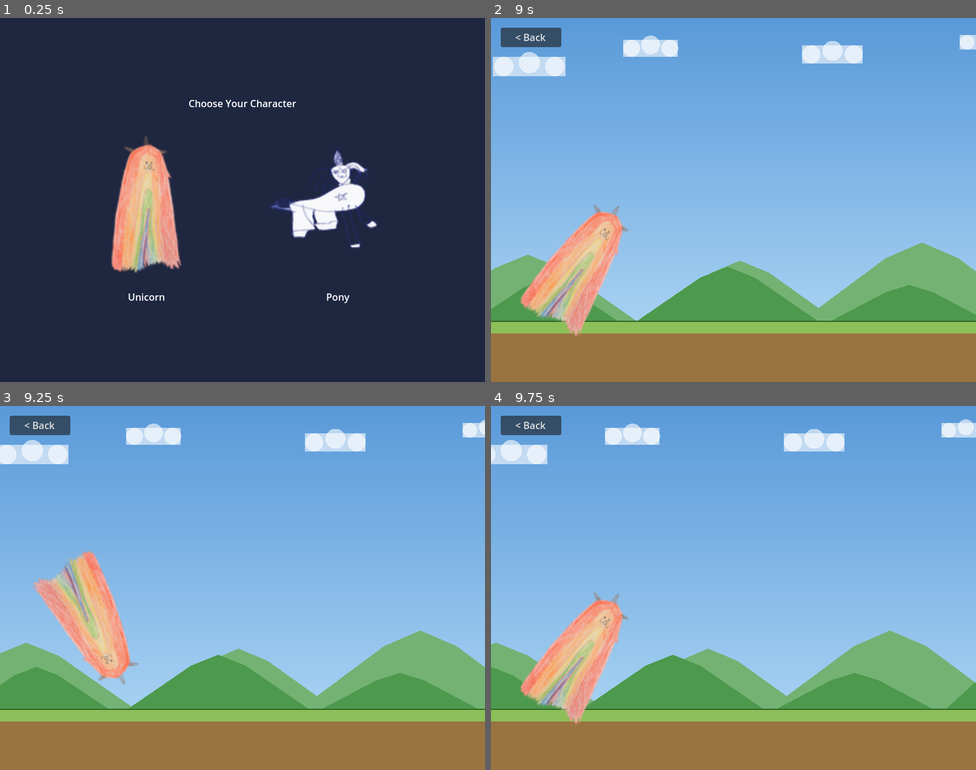
Above: before the commit, frames 1-4 (two rows, left to right).
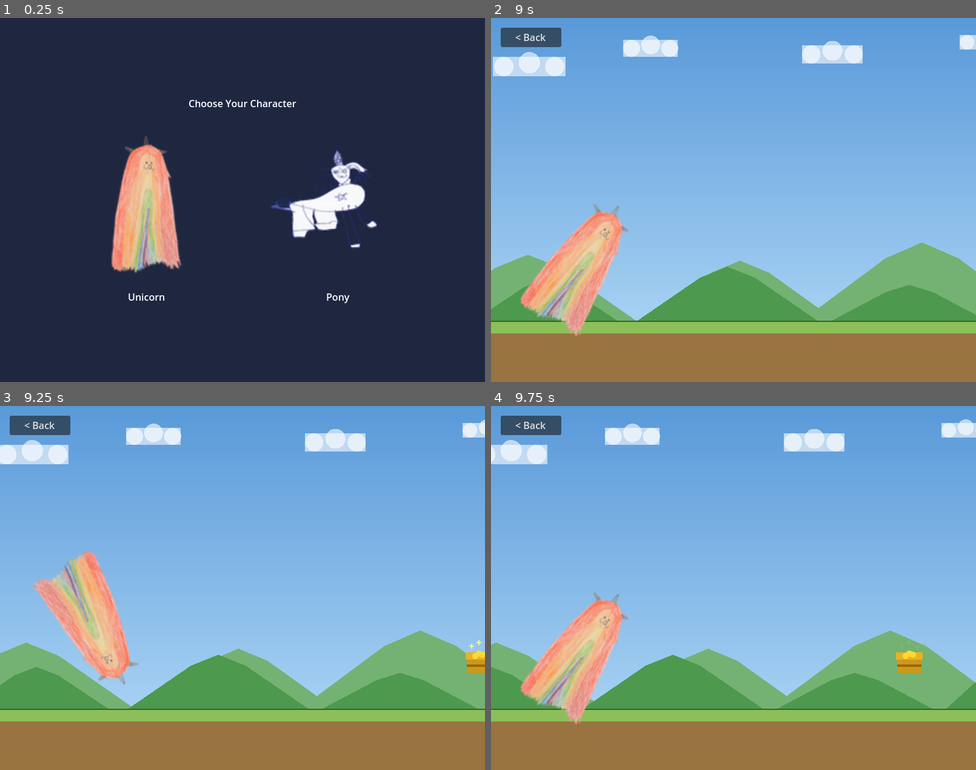
Above: after the commit, the same moments.

Repository: eiriksm/draw-jump
Game: Godot game, scene res://scenes/character_select.tscn
The game is run twice, just before and just after one commit, with the same random seed, the same clock (stepped at 60 frames per second) and the same inputs.
Inputs (mouse positions are in pixels of both pictures, inside the frame that each line leads up to):
- Up to frame 1 (0.25 s): no input
- Up to frame 2 (9 s): click (636, 207) at 0.5 s; move the mouse to (840, 181) at 1.27 s; click (840, 181) at 1.42 s; move the mouse to (636, 218) at 2.02 s; click (636, 218) at 2.17 s; move the mouse to (782, 119) at 2.77 s; click (782, 119) at 2.92 s; move the mouse to (709, 272) at 3.52 s; click (709, 272) at 3.67 s; move the mouse to (879, 254) at 4.27 s; click (879, 254) at 4.42 s; move the mouse to (588, 145) at 5.02 s; click (588, 145) at 5.17 s; move the mouse to (757, 200) at 5.77 s; click (757, 200) at 5.92 s; move the mouse to (660, 109) at 6.52 s; click (660, 109) at 6.67 s; move the mouse to (840, 181) at 7.27 s; click (840, 181) at 7.42 s; move the mouse to (636, 218) at 8.02 s; click (636, 218) at 8.17 s; move the mouse to (782, 119) at 8.77 s; click (782, 119) at 8.92 s
- Up to frame 3 (9.25 s): no input
- Up to frame 4 (9.75 s): move the mouse to (709, 660) at 9.52 s; click (709, 660) at 9.67 s

Frames 1-2 are identical in both runs. In frame 3, 0.2% of the frame differs, in the area x 96-100%, y 64-74%; in frame 4, 0.3%, in the area x 83-89%, y 67-74%.

Commit message:
Add treasure that appears after 8 jumps to mark level end
After the player completes 8 jumps, a 2-second timer starts. When it
expires a sparkling treasure chest scrolls in from the right. Reaching
the treasure ends the level, shows "Level Complete!", and returns to
character select after 3 seconds.

https://claude.ai/code/session_01G9x9EQvFgVC5HGe9c22RLD

Diff:
--- a/scripts/game.gd
+++ b/scripts/game.gd
@@ -4,10 +4,18 @@
 
 const SCROLL_SPEED := 200.0
 const PLAYER_Y := 436
+const JUMPS_FOR_TREASURE := 8
+const TREASURE_DELAY := 2.0
 
 @onready var player: Sprite2D = $Player
 @onready var background: Node2D = $Background
 @onready var back_button: Button = %BackButton
+
+var _jump_count := 0
+var _treasure_spawned := false
+var _level_ended := false
+var _treasure: Node2D = null
+var _level_complete_label: Label = null
 
 
 func _ready() -> void:
@@ -27,11 +35,19 @@
 	player.character_type = character
 	player.position = Vector2(150, PLAYER_Y)
 	player.ground_y = PLAYER_Y
+	player.jumped.connect(_on_player_jumped)
 
 
 func _process(delta: float) -> void:
+	if _level_ended:
+		return
+
 	# Scroll background layers.
 	background.scroll(delta, SCROLL_SPEED)
+
+	# Check if the player has reached the treasure.
+	if _treasure and _treasure.check_collected(player.position.x):
+		_end_level()
 
 
 func _on_back_pressed() -> void:
@@ -39,7 +55,52 @@
 
 
 func _unhandled_input(event: InputEvent) -> void:
+	if _level_ended:
+		return
 	if event is InputEventMouseButton and event.pressed:
 		player.jump()
 	elif event is InputEventScreenTouch and event.pressed:
 		player.jump()
+
+
+func _on_player_jumped() -> void:
+	_jump_count += 1
+	if _jump_count == JUMPS_FOR_TREASURE and not _treasure_spawned:
+		_treasure_spawned = true
+		_start_treasure_timer()
+
+
+func _start_treasure_timer() -> void:
+	var timer := get_tree().create_timer(TREASURE_DELAY)
+	timer.timeout.connect(_spawn_treasure)
+
+
+func _spawn_treasure() -> void:
+	var treasure_script := load("res://scripts/treasure.gd") as GDScript
+	_treasure = Node2D.new()
+	_treasure.set_script(treasure_script)
+	_treasure.position = Vector2(900, PLAYER_Y)
+	_treasure.scroll_speed = SCROLL_SPEED
+	add_child(_treasure)
+
+
+func _end_level() -> void:
+	_level_ended = true
+	if _treasure:
+		_treasure.queue_free()
+		_treasure = null
+
+	# Show "Level Complete!" message.
+	_level_complete_label = Label.new()
+	_level_complete_label.text = "Level Complete!"
+	_level_complete_label.add_theme_font_size_override("font_size", 48)
+	_level_complete_label.horizontal_alignment = HORIZONTAL_ALIGNMENT_CENTER
+	_level_complete_label.vertical_alignment = VERTICAL_ALIGNMENT_CENTER
+	_level_complete_label.set_anchors_preset(Control.PRESET_CENTER)
+	_level_complete_label.grow_horizontal = Control.GROW_DIRECTION_BOTH
+	_level_complete_label.grow_vertical = Control.GROW_DIRECTION_BOTH
+	%BackButton.get_parent().add_child(_level_complete_label)
+
+	# Return to character select after a short pause.
+	var timer := get_tree().create_timer(3.0)
+	timer.timeout.connect(_on_back_pressed)
--- a/scripts/player.gd
+++ b/scripts/player.gd
@@ -4,6 +4,8 @@
 ## Jump height depends on the selected character (pony jumps higher).
 
 const GRAVITY := 1200.0
+
+signal jumped
 
 ## Jump impulse per character type (pixels/sec upward).
 const JUMP_VELOCITY := {
@@ -49,3 +51,4 @@
 	if character_type == "unicorn":
 		_jump_elapsed = 0.0
 		_jump_duration = 2.0 * absf(velocity_y) / GRAVITY
+	jumped.emit()
--- /dev/null
+++ b/scripts/treasure.gd
@@ -0,0 +1,53 @@
+extends Node2D
+
+## A treasure chest that scrolls left with the world.
+## When the player reaches it, the level ends.
+
+signal collected
+
+const CHEST_COLOR := Color(0.8, 0.6, 0.1)
+const CHEST_DARK := Color(0.6, 0.4, 0.05)
+const CHEST_LID := Color(0.9, 0.7, 0.15)
+const GOLD_COLOR := Color(1.0, 0.85, 0.2)
+const SPARKLE_COLOR := Color(1.0, 1.0, 0.6)
+
+var scroll_speed := 200.0
+var _sparkle_time := 0.0
+
+
+func _process(delta: float) -> void:
+	position.x -= scroll_speed * delta
+	_sparkle_time += delta
+	queue_redraw()
+
+
+func _draw() -> void:
+	# Chest body.
+	draw_rect(Rect2(-20, -20, 40, 24), CHEST_COLOR, true)
+	# Chest dark band.
+	draw_rect(Rect2(-20, -10, 40, 4), CHEST_DARK, true)
+	# Chest lid (slightly wider, on top).
+	draw_rect(Rect2(-22, -30, 44, 12), CHEST_LID, true)
+	# Gold coins peeking out.
+	draw_circle(Vector2(-6, -24), 5.0, GOLD_COLOR)
+	draw_circle(Vector2(6, -26), 5.0, GOLD_COLOR)
+	draw_circle(Vector2(0, -28), 5.0, GOLD_COLOR)
+
+	# Sparkle effect.
+	var sparkle_alpha := 0.5 + 0.5 * sin(_sparkle_time * 4.0)
+	var sparkle := SPARKLE_COLOR
+	sparkle.a = sparkle_alpha
+	for offset in [Vector2(-12, -40), Vector2(14, -38), Vector2(0, -46)]:
+		_draw_sparkle(offset, 4.0, sparkle)
+
+
+func _draw_sparkle(pos: Vector2, size: float, color: Color) -> void:
+	draw_line(pos + Vector2(-size, 0), pos + Vector2(size, 0), color, 2.0)
+	draw_line(pos + Vector2(0, -size), pos + Vector2(0, size), color, 2.0)
+
+
+func check_collected(player_x: float) -> bool:
+	if abs(position.x - player_x) < 40.0:
+		collected.emit()
+		return true
+	return false
--- a/tests/test_runner.gd
+++ b/tests/test_runner.gd
@@ -25,6 +25,9 @@
 	failures += _test_character_select_scene_parseable()
 	failures += _test_game_scene_parseable()
 	failures += _test_project_main_scene()
+	failures += _test_treasure_script_loads()
+	failures += _test_player_jumped_signal()
+	failures += _test_game_jump_count_constants()
 
 	print("\n=== Results: %d failure(s) ===" % failures)
 
@@ -354,6 +357,57 @@
 	return 0
 
 
+# ---- Treasure tests ----
+
+func _test_treasure_script_loads() -> int:
+	print("Test: Treasure script loads...")
+	var script := load("res://scripts/treasure.gd") as GDScript
+	if script == null:
+		print("  FAIL: Could not load treasure.gd")
+		return 1
+	print("  PASS")
+	return 0
+
+
+func _test_player_jumped_signal() -> int:
+	print("Test: Player emits jumped signal...")
+	var player := _make_player("unicorn")
+	if player == null:
+		return 1
+
+	var signal_received := [false]
+	player.jumped.connect(func(): signal_received[0] = true)
+	player.jump()
+
+	if not signal_received[0]:
+		print("  FAIL: jumped signal was not emitted")
+		player.queue_free()
+		return 1
+
+	print("  PASS")
+	player.queue_free()
+	return 0
+
+
+func _test_game_jump_count_constants() -> int:
+	print("Test: Game script has treasure jump count constants...")
+	var script := load("res://scripts/game.gd") as GDScript
+	if script == null:
+		print("  FAIL: Could not load game.gd")
+		return 1
+
+	var source: String = script.source_code
+	if "JUMPS_FOR_TREASURE" not in source:
+		print("  FAIL: JUMPS_FOR_TREASURE constant not found")
+		return 1
+	if "TREASURE_DELAY" not in source:
+		print("  FAIL: TREASURE_DELAY constant not found")
+		return 1
+
+	print("  PASS")
+	return 0
+
+
 # ---- Helpers ----
 
 func _make_player(character: String) -> Sprite2D:
